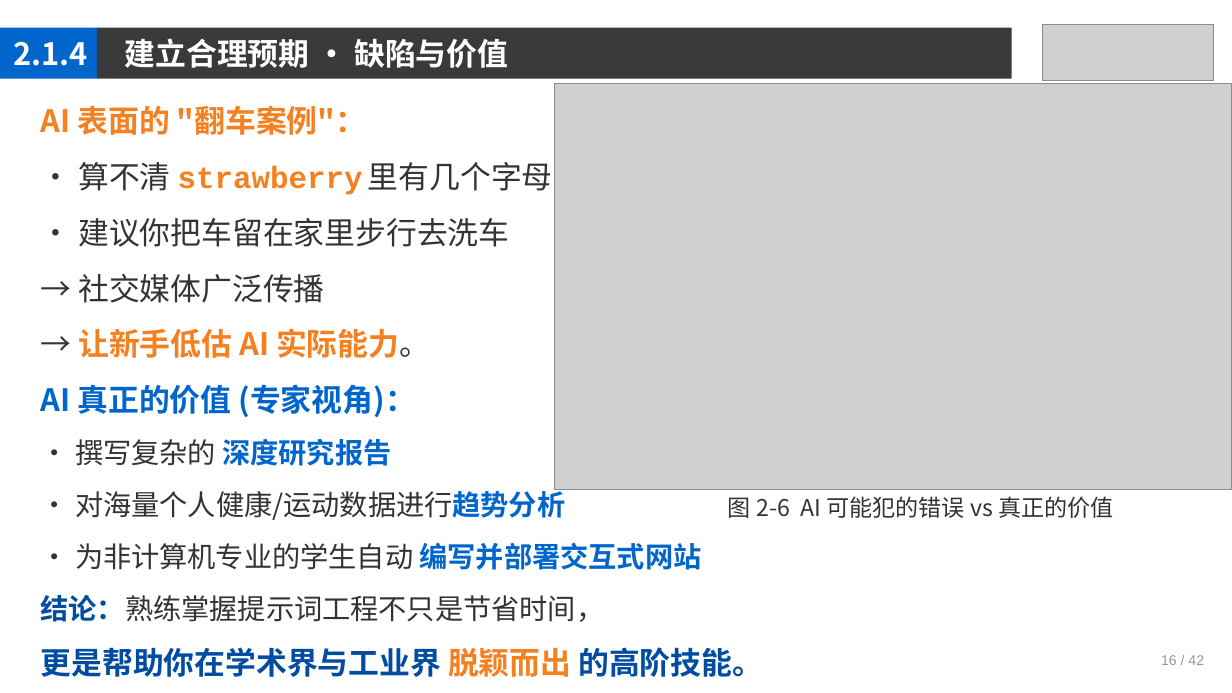
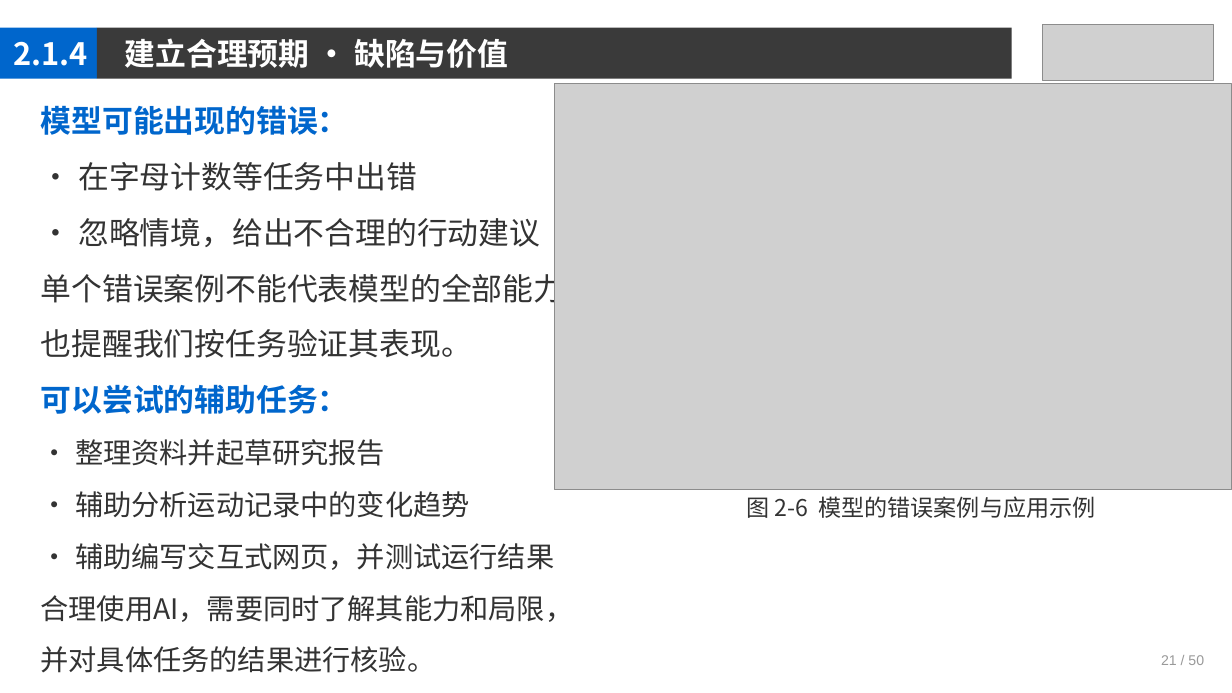
Before and after one commit to jpqiang/AIGC, a slide deck: slide 21 of 课件/第2章.pptx. Drawn at 1232x693 pixels with LibreOffice and Linux fonts; fonts in the diff are those of the drawing; grey boxes stand for pictures. Boxes give left, top, right and bottom in pixels: in the first picture for what was removed or moved away, otherwise in the second. Text is boxed around its words. In the diff, an @@ line names an element or a change of style, - is before the commit and + after.

```diff
--- a/课件/第2章.pptx
+++ b/课件/第2章.pptx
@@ text at bbox=[41, 105, 595, 673]: text changed; bold off @@
-AI 表面的 "翻车案例"：
-• 算不清 strawberry 里有几个字母r
-• 建议你把车留在家里步行去洗车
-→ 社交媒体广泛传播
-→ 让新手低估 AI 实际能力。
-AI 真正的价值 (专家视角)：
-• 撰写复杂的 深度研究报告
-• 对海量个人健康/运动数据进行趋势分析
-• 为非计算机专业的学生自动 编写并部署交互式网站
-结论：熟练掌握提示词工程不只是节省时间，
-更是帮助你在学术界与工业界 脱颖而出 的高阶技能。
+模型可能出现的错误：
+• 在字母计数等任务中出错
+• 忽略情境，给出不合理的行动建议
+单个错误案例不能代表模型的全部能力，
+也提醒我们按任务验证其表现。
+可以尝试的辅助任务：
+• 整理资料并起草研究报告
+• 辅助分析运动记录中的变化趋势
+• 辅助编写交互式网页，并测试运行结果
+合理使用AI，需要同时了解其能力和局限，
+并对具体任务的结果进行核验。
@@ text at bbox=[746, 496, 1095, 518]: text changed @@
-图 2-6 AI 可能犯的错误 vs 真正的价值
+图 2-6 模型的错误案例与应用示例
@@ text at bbox=[1161, 655, 1204, 665]: text changed @@
-16 / 42
+21 / 50
```
Also in this commit, not shown: 47 other slides changed.
